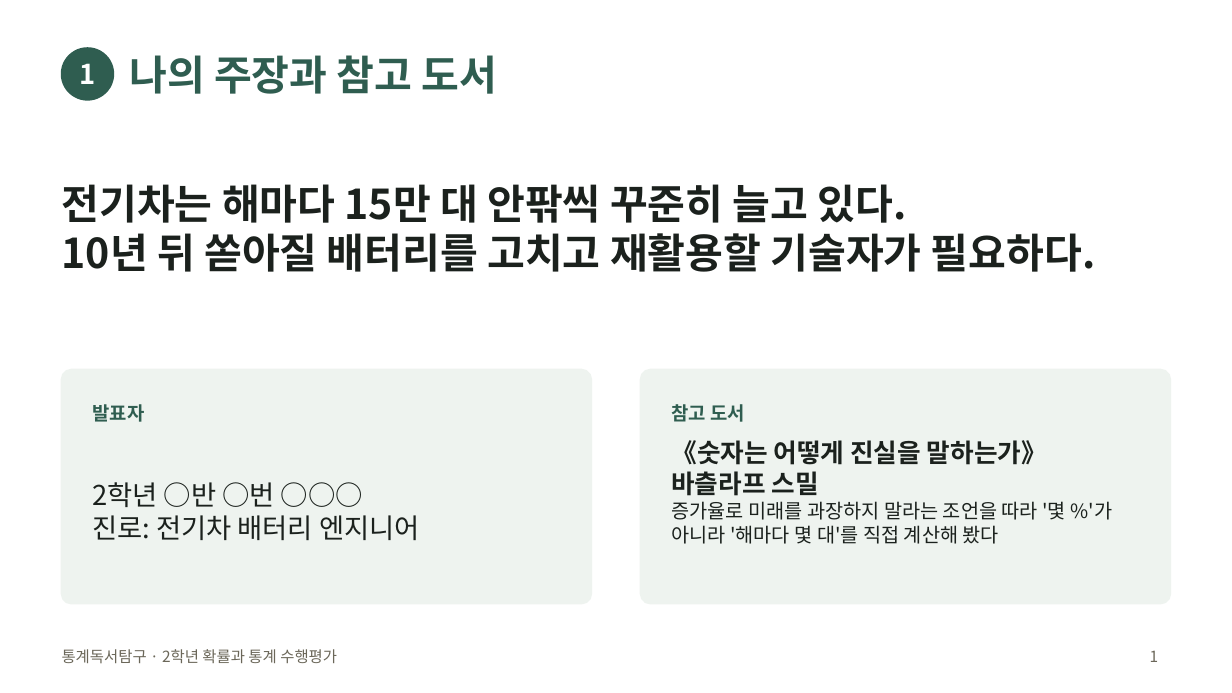
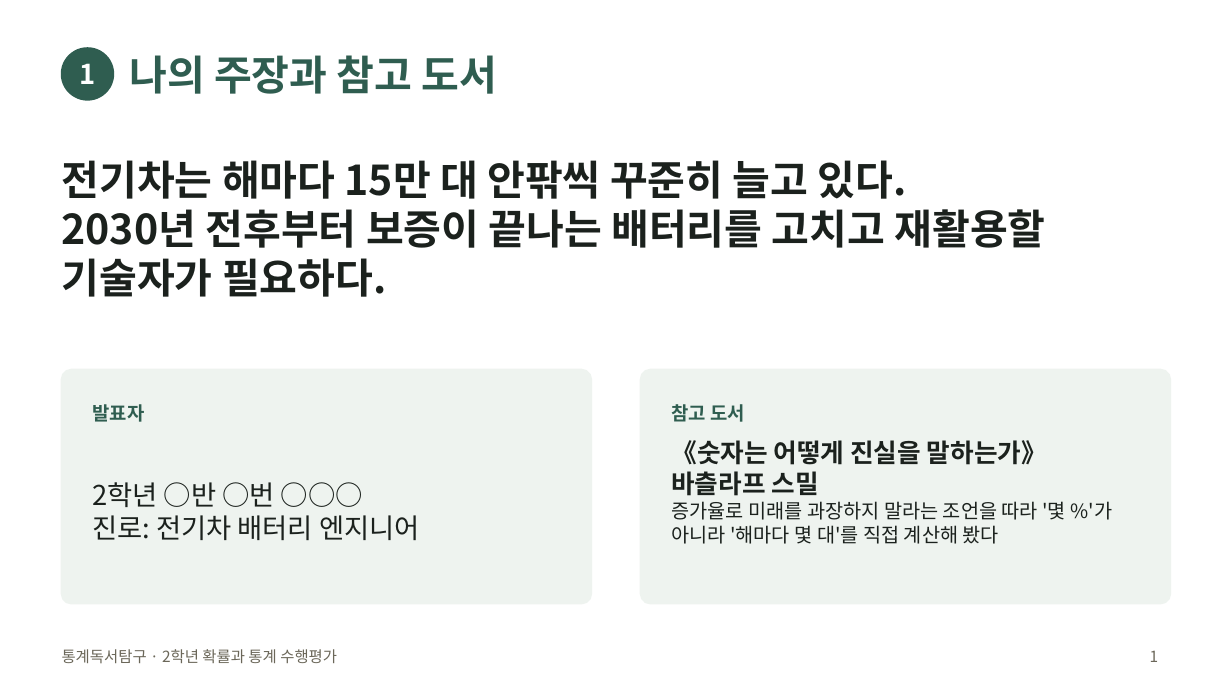
Before and after one commit to jaegeunsongsong/autobot, a slide deck: slide 1 of docs/2026-2학기-통계독서탐구-수행평가/발표예시-공학.pptx. Drawn at 1232x693 pixels with LibreOffice and Linux fonts; fonts in the diff are those of the drawing. Boxes give left, top, right and bottom in pixels: in the first picture for what was removed or moved away, otherwise in the second. Text is boxed around its words. In the diff, an @@ line names an element or a change of style, - is before the commit and + after.

```diff
--- a/docs/2026-2학기-통계독서탐구-수행평가/발표예시-공학.pptx
+++ b/docs/2026-2학기-통계독서탐구-수행평가/발표예시-공학.pptx
@@ text at <box>62,209,1046,297</box>: text changed @@
-10년 뒤 쏟아질 배터리를 고치고 재활용할 기술자가 필요하다.
+2030년 전후부터 보증이 끝나는 배터리를 고치고 재활용할 기술자가 필요하다.
```
Also in this commit, not shown: 2 other slides changed, 4 slides removed, 8 other files.
